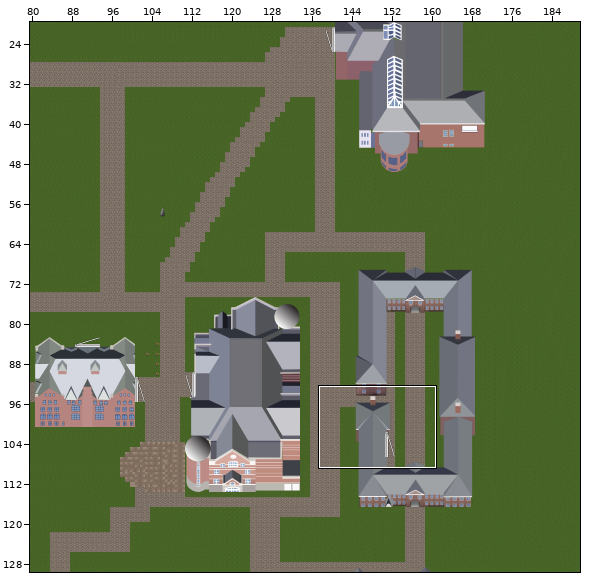
An edit to a level. Tiled map, android/assets/map/full_map.tmx. The picture above shows the old version from afar; the outline marks the close-up.
Close-up. Before the commit:
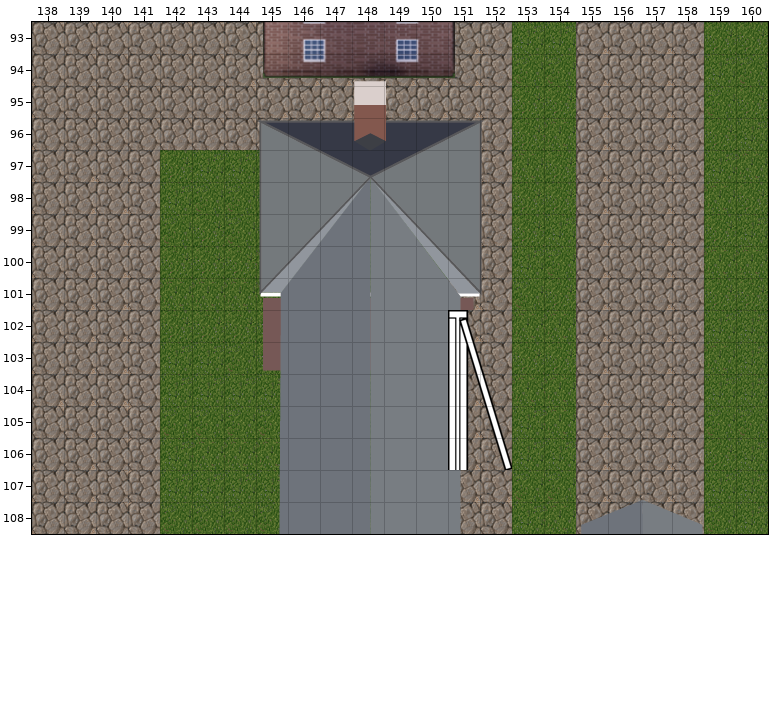
Cells are 32x32 px. Shown: x 138..160, y 93..108.
And afterwards:
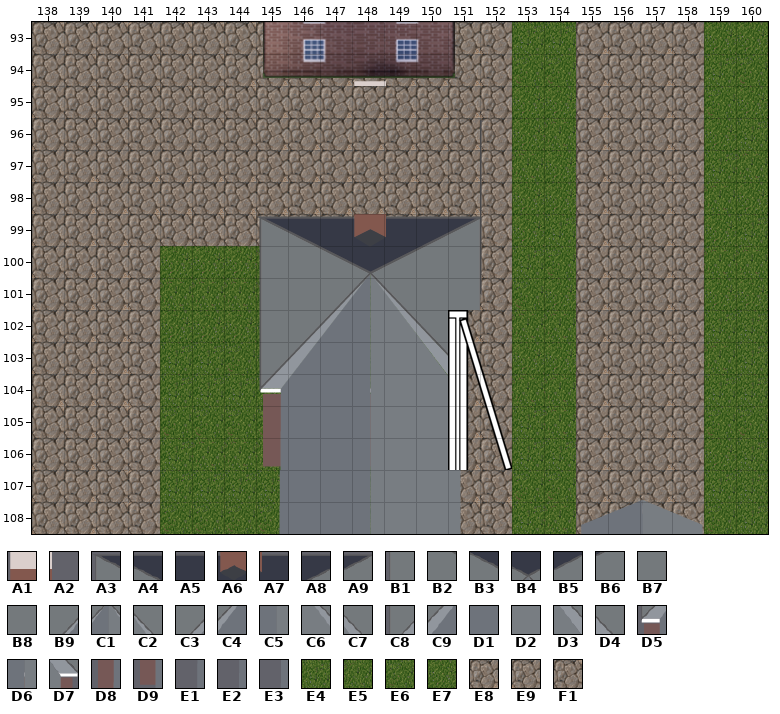
Key: from "Kirk": A1 627, A2 628, A3 648, A4 649, A5 650, A6 651, A7 652, A8 653, A9 654, B1 672, B2 673, B3 674, B4 675, B5 676, B6 677, B7 678, B8 697, B9 698, C1 699, C2 700, C3 721, C4 722, C5 723, C6 724, C7 725, C8 744, C9 745, D1 746, D2 748, D3 749, D4 750, D5 768, D6 771, D7 774, D8 792, D9 816, E1 840, E2 864, E3 888; from "tileset": E4 78, E5 79, E6 94, E7 95, E8 183, E9 184, F1 199.
__ is an empty cell.
The exact change:
Layer "Background":
The author put tile E8 in row 97 at x 146 to 147 and 149; in row 98 at x 146 and 150.
Tile E4 becomes tile E8 in row 97 at x 143 to 144; in row 98 at x 142.
Tile E5 becomes tile E8 in row 97 at x 148.
Tile E6 becomes tile E8 in row 97 at x 145; in row 98 at x 143 to 144 and 147.
Tile E7 becomes tile E8 in row 97 at x 142; in row 98 at x 145 and 148 to 149.
Tile E9 becomes tile E8 in rows 97 to 98 at x 141.
The author put tile E9 in row 97 at x 150.
The author put tile F1 in row 99 at x 151.
Tile E4 becomes tile F1 in row 99 at x 146.
Tile E6 becomes tile F1 in row 99 at x 142, 144 and 147.
Tile E7 becomes tile F1 in row 99 at x 143, 145 and 148 to 150.
Tile E9 becomes tile F1 in row 99 at x 141.
Layer "Buildings":
Tile B1 becomes tile A3 in row 99 at x 145.
Tile C3 becomes tile A4 in row 99 at x 146.
Tile C4 becomes tile A5 in row 99 at x 147.
Tile C5 becomes tile A6 in row 99 at x 148.
Tile C6 becomes tile A7 in row 99 at x 149.
Tile C7 becomes tile A8 in row 99 at x 150.
Tile B7 becomes tile A9 in row 99 at x 151.
Tile C8 becomes tile B1 in row 100 at x 145.
Tile D5 becomes tile B1 in row 101 at x 145.
Tile D8 becomes tile B1 in row 102 at x 145.
Tile C9 becomes tile B2 in row 100 at x 146.
Tile D1 becomes tile B3 in row 100 at x 147.
Tile C5 becomes tile B4 in row 100 at x 148.
Tile D2 becomes tile B5 in row 100 at x 149.
Tile D3 becomes tile B6 in row 100 at x 150.
Tile D4 becomes tile B7 in row 100 at x 151.
Tile D7 becomes tile B7 in row 101 at x 151.
Tile D1 becomes tile B9 in row 101 at x 147.
Tile D6 becomes tile C1 in row 101 at x 148.
Tile D2 becomes tile C2 in row 101 at x 149.
Tile D1 becomes tile C3 in row 102 at x 146.
Tile D1 becomes tile C4 in row 102 at x 147.
Tile D2 becomes tile C6 in row 102 at x 149.
Tile D2 becomes tile C7 in row 102 at x 150.
Tile D9 becomes tile C8 in row 103 at x 145.
Tile D1 becomes tile C9 in row 103 at x 146.
Tile D2 becomes tile D3 in row 103 at x 150.
Tile E1 becomes tile D5 in row 104 at x 145.
Tile E2 becomes tile D8 in row 105 at x 145.
Tile E3 becomes tile D9 in row 106 at x 145.
Tile A1 is removed in row 95 at x 148.
Tile A2 is removed in row 95 at x 149.
Tile A3 is removed in row 96 at x 145.
Tile A4 is removed in row 96 at x 146.
Tile A5 is removed in row 96 at x 147.
Tile A6 is removed in row 96 at x 148.
Tile A7 is removed in row 96 at x 149.
Tile A8 is removed in row 96 at x 150.
Tile A9 is removed in row 96 at x 151.
Tile B1 is removed in rows 97 to 98 at x 145.
Tile B2 is removed in row 97 at x 146.
Tile B3 is removed in row 97 at x 147.
Tile B4 is removed in row 97 at x 148.
Tile B5 is removed in row 97 at x 149.
Tile B6 is removed in row 97 at x 150.
Tile B7 is removed in rows 97 to 98 at x 151.
Tile B8 is removed in row 98 at x 146 and 150.
Tile B9 is removed in row 98 at x 147.
Tile C1 is removed in row 98 at x 148.
Tile C2 is removed in row 98 at x 149.
Boxes around the changes in both close-ups, in picture pixels (x1, y1, x2, y2):
changed: (128, 86, 480, 470)
